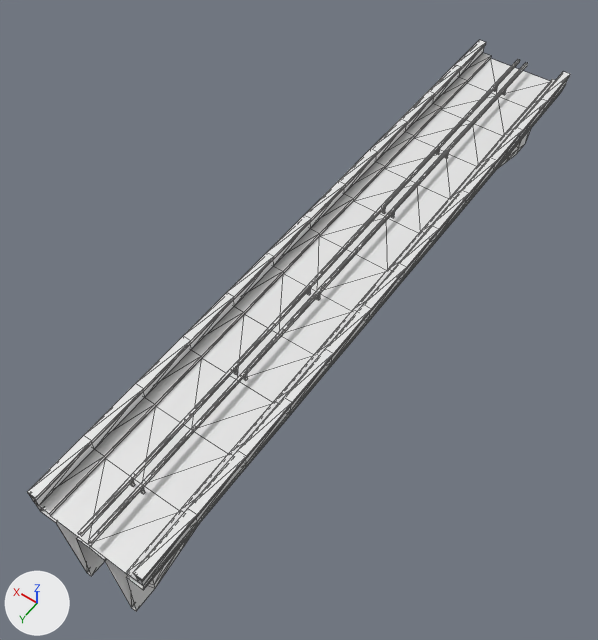
Before and after pictures for a commit that changed the OBJ model Resources/Meshes/Bridge_Pavement.obj.
Both versions are drawn from a camera (50 mm lens) standing at (-24.3, 41.9, 52.1) and looking at (2.0, 5.2, -5.6). Every picture has the same lights, and +X, +Y and +Z are marked at lower left. Mesh edges are drawn as thin lines. Where no turn or scale is listed for an object, it has been applied to the vertices. Vertices at the same position are counted once.

Before the edit, the objects in view are built like this:
```python
me_bridge_pavement = bpy.data.meshes.new('Bridge_Pavement')
me_bridge_pavement.from_pydata(...)  # 1378 vertices, 2152 faces; spans x -5.2..5.2, y -32.0..32.0, z -9.1..1.3
ob_bridge_pavement = bpy.data.objects.new('Bridge_Pavement', me_bridge_pavement)
ob_bridge_pavement.location = (0.0, 0.0, 0.0)
```
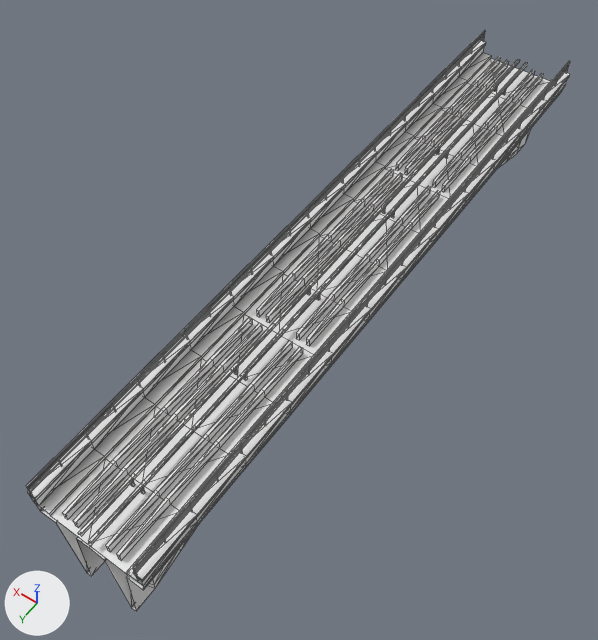
Edits to the bpy script that builds the scene:
```text
Change me_bridge_pavement:
    used by ob_bridge_pavement; location = (0.0, 0.0, 0.0)
    remove me_bridge_pavement.from_pydata(...)  # 1378 vertices, 2152 faces; spans x -5.2..5.2, y -32.0..32.0, z -9.1..1.3
    add me_bridge_pavement.from_pydata(...)  # 2152 vertices, 3232 faces; spans x -5.2..5.2, y -32.0..32.0, z -9.1..2.7
    me_bridge_pavement part 1: 774 vertices added at x -4.8..4.8, y -32.0..32.0, z -0.3..2.7
```

Where the change shows, as pixel boxes (x1, y1, x2, y2) in the pictures (598 x 640 px):
'Bridge_Pavement', reshaped: before (27, 40, 570, 611); after (26, 30, 570, 611)
part 1 of me_bridge_pavement, added: after (26, 30, 570, 576)
